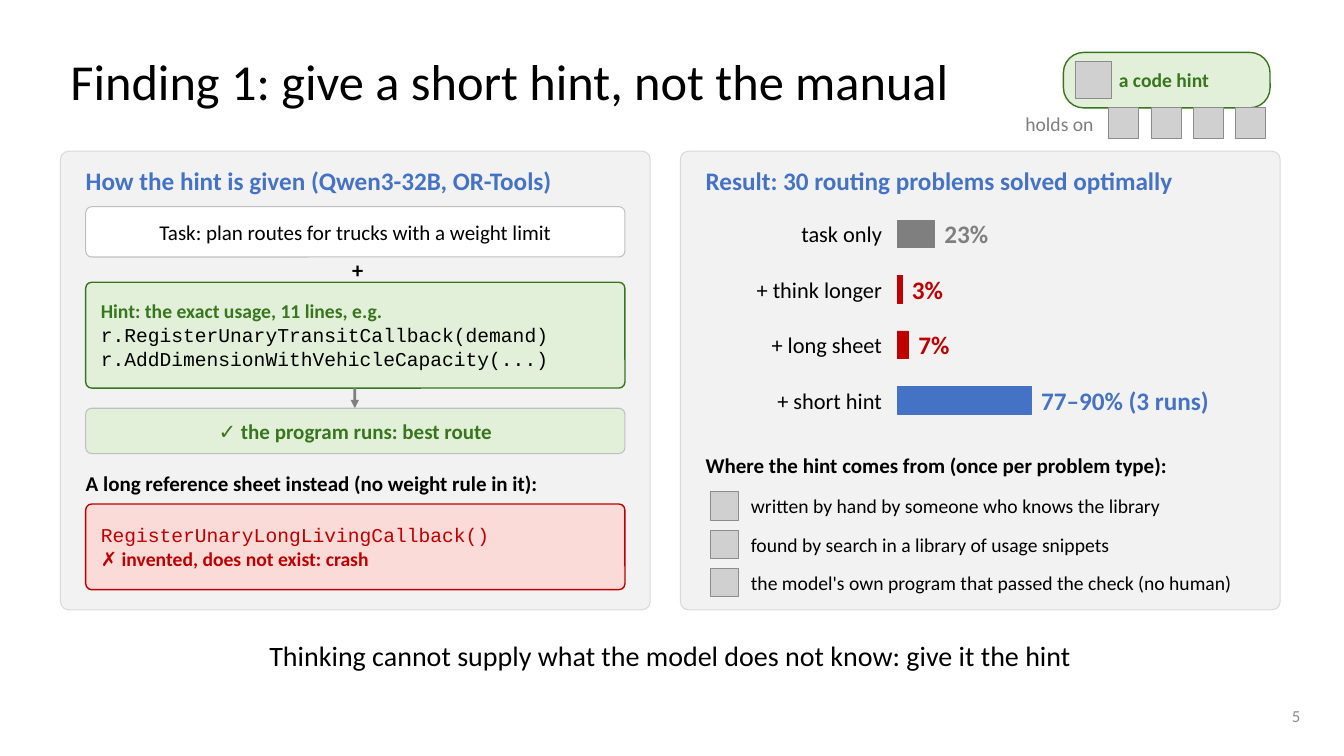
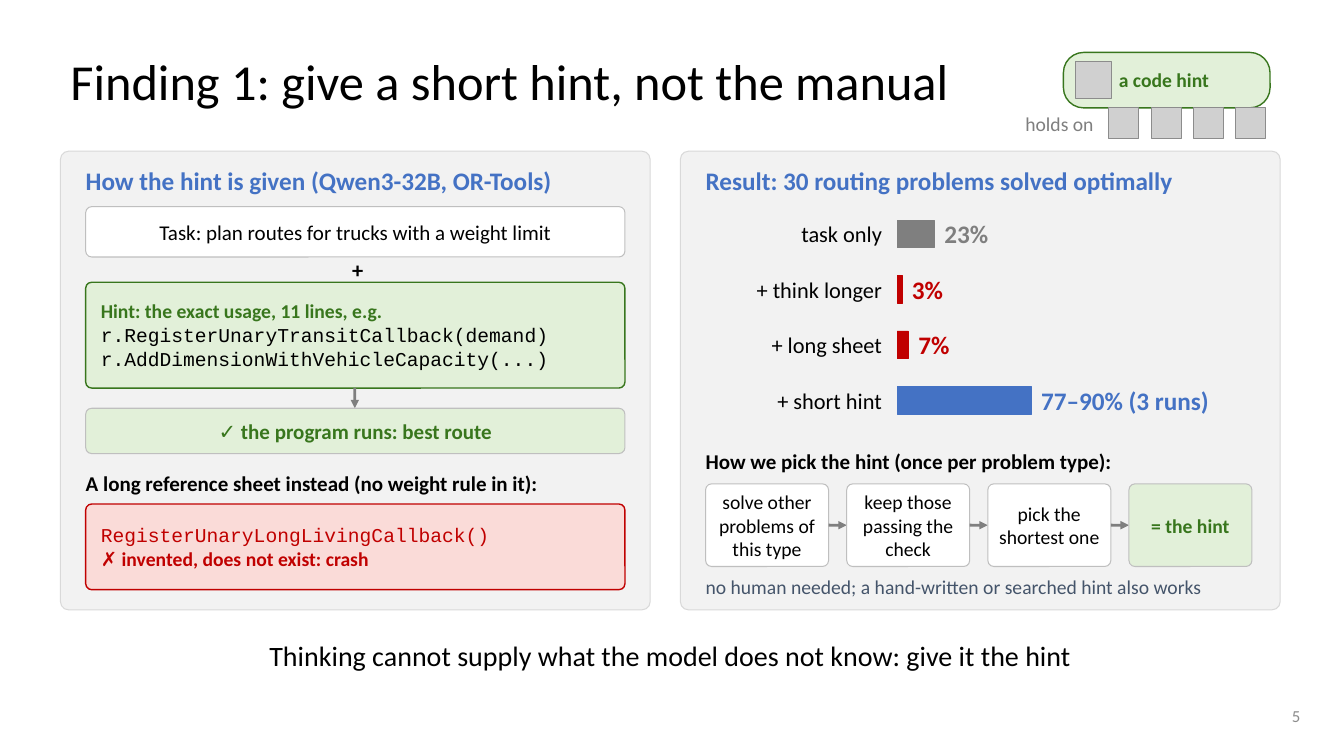
Before and after one commit to dlwns147/CSED490E_Project_Team5, a slide deck: slide 5 of Proposal_Team5.pptx. Drawn at 1344x756 pixels with LibreOffice and Linux fonts; fonts in the diff are those of the drawing; grey boxes stand for pictures. Boxes give left, top, right and bottom in pixels: in the first picture for what was removed or moved away, otherwise in the second. Text is boxed around its words. In the diff, an @@ line names an element or a change of style, - is before the commit and + after.

```diff
--- a/Proposal_Team5.pptx
+++ b/Proposal_Team5.pptx
@@ text at (706, 453, 1111, 473): text changed @@
-Where the hint comes from (once per problem type):
+How we pick the hint (once per problem type):
@@ rounded rectangle added at (706, 484, 829, 567), fill #FFFFFF, outline #BFBFBF 0.75 pt @@
@@ picture removed at (711, 492, 739, 520) @@
@@ text added at (719, 495, 815, 559), 14 pt, text #000000 @@
+solve other problems of this type
@@ text removed at (751, 499, 1160, 516) @@
-written by hand by someone who knows the library
@@ rounded rectangle added at (847, 484, 970, 567), fill #FFFFFF, outline #BFBFBF 0.75 pt @@
@@ text added at (863, 495, 953, 556), 14 pt, text #000000 @@
+keep those passing the check
@@ rounded rectangle added at (988, 484, 1111, 567), fill #FFFFFF, outline #BFBFBF 0.75 pt @@
@@ text added at (999, 507, 1099, 544), 14 pt, text #000000 @@
+pick the shortest one
@@ rounded rectangle added at (1129, 484, 1252, 567), fill #E2F0D9, outline #BFBFBF 0.75 pt @@
@@ picture removed at (711, 530, 739, 559) @@
@@ text removed at (751, 538, 1109, 556) @@
-found by search in a library of usage snippets
@@ arrow added from (829, 525) to (847, 525), #7F7F7F 2 pt @@
@@ arrow added from (970, 525) to (988, 525), #7F7F7F 2 pt @@
@@ arrow added from (1111, 525) to (1129, 525), #7F7F7F 2 pt @@
@@ text added at (1165, 519, 1230, 533), 14 pt, text #38761D, bold @@
+= the hint
@@ picture removed at (711, 569, 739, 597) @@
@@ text added at (706, 580, 1201, 596), 14 pt, text #44546A @@
+no human needed; a hand-written or searched hint also works
@@ text removed at (751, 576, 1231, 594) @@
-the model's own program that passed the check (no human)
```
Also in this commit, not shown: 3 other files.
